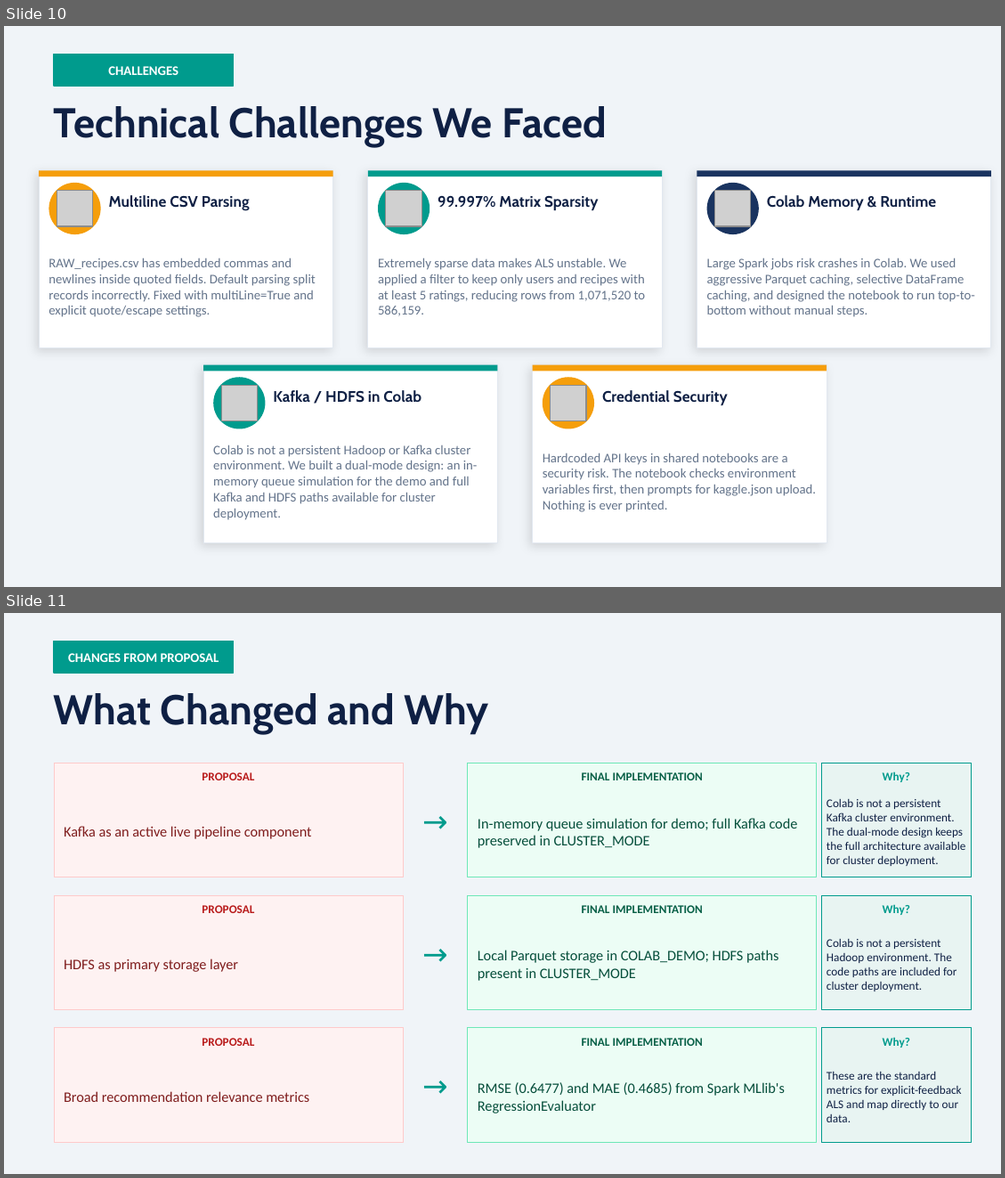
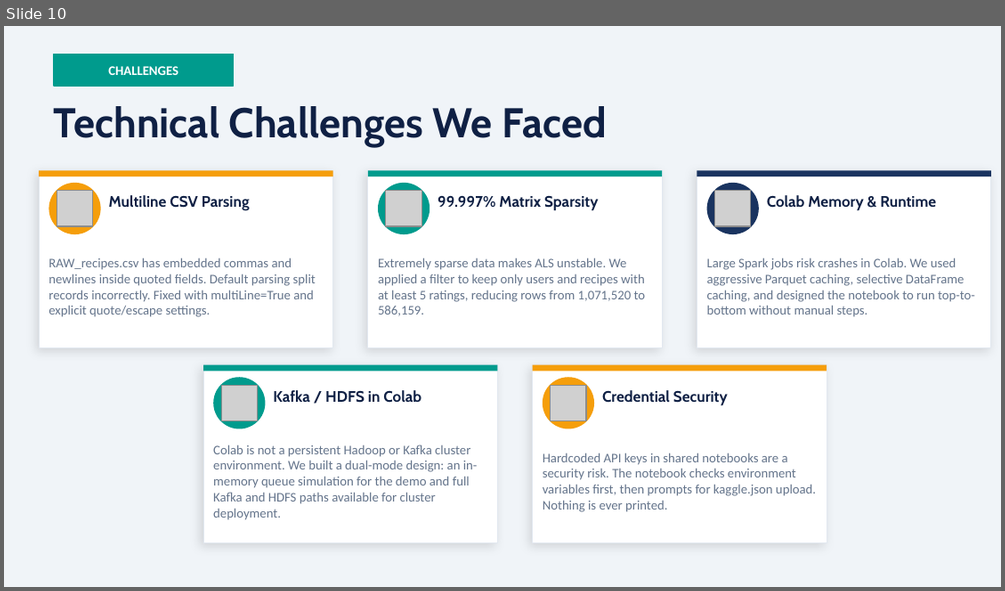
Before and after one commit to Sharvin27/BigDataFinal, a slide deck: recipe_recommendation.pptx. Shown one above the other, each under a label of ours: slides 10 and 11 before the commit, slide 10 after it. The pictures are 1005x1178 and 1005x591 pixels, drawn with LibreOffice and Linux fonts; fonts in the diff are those of the drawing; grey boxes stand for pictures. Boxes give left, top, right and bottom in pixels: in the first picture for what was removed or moved away, otherwise in the second. Text is boxed around its words. In the diff, an @@ line names an element or a change of style, - is before the commit and + after.

Commit message:
update presentation slides

```diff
--- a/recipe_recommendation.pptx
+++ b/recipe_recommendation.pptx
@@ slide 11 removed at [4, 613, 1001, 1174], background #F0F4F8 @@
@@ rectangle removed at [54, 641, 234, 673] @@
@@ text removed at [68, 653, 219, 662] @@
-CHANGES FROM PROPOSAL
@@ text removed at [54, 693, 489, 734] @@
-What Changed and Why
@@ rectangle removed at [54, 763, 403, 877] @@
@@ text removed at [202, 772, 254, 780] @@
-PROPOSAL
@@ rectangle removed at [468, 763, 817, 877] @@
@@ text removed at [582, 772, 703, 780] @@
-FINAL IMPLEMENTATION
@@ rectangle removed at [821, 763, 971, 877] @@
@@ text removed at [882, 771, 910, 782] @@
-Why?
@@ text removed at [408, 793, 462, 847] @@
-→
@@ text removed at [826, 799, 965, 866] @@
-Colab is not a persistent Kafka cluster environment. The dual-mode design keeps the full architecture available for cluster deployment.
@@ text removed at [64, 826, 312, 839] @@
-Kafka as an active live pipeline component
@@ text removed at [477, 818, 798, 848] @@
-In-memory queue simulation for demo; full Kafka code preserved in CLUSTER_MODE
@@ rectangle removed at [54, 895, 403, 1010] @@
@@ text removed at [202, 905, 254, 913] @@
-PROPOSAL
@@ rectangle removed at [468, 895, 817, 1010] @@
@@ text removed at [582, 905, 703, 913] @@
-FINAL IMPLEMENTATION
@@ rectangle removed at [821, 895, 971, 1010] @@
@@ text removed at [882, 904, 910, 915] @@
-Why?
@@ text removed at [408, 925, 462, 980] @@
-→
@@ text removed at [64, 958, 238, 972] @@
-HDFS as primary storage layer
@@ text removed at [477, 949, 778, 981] @@
-Local Parquet storage in COLAB_DEMO; HDFS paths present in CLUSTER_MODE
@@ text removed at [826, 939, 956, 991] @@
-Colab is not a persistent Hadoop environment. The code paths are included for cluster deployment.
@@ rectangle removed at [54, 1028, 403, 1143] @@
@@ text removed at [202, 1038, 254, 1046] @@
-PROPOSAL
@@ rectangle removed at [468, 1028, 817, 1143] @@
@@ text removed at [582, 1038, 703, 1046] @@
-FINAL IMPLEMENTATION
@@ rectangle removed at [821, 1028, 971, 1143] @@
@@ text removed at [882, 1037, 910, 1047] @@
-Why?
@@ text removed at [408, 1058, 462, 1112] @@
-→
@@ text removed at [64, 1091, 309, 1102] @@
-Broad recommendation relevance metrics
@@ text removed at [477, 1082, 785, 1113] @@
-RMSE (0.6477) and MAE (0.4685) from Spark MLlib's RegressionEvaluator
@@ text removed at [826, 1071, 961, 1122] @@
-These are the standard metrics for explicit-feedback ALS and map directly to our data.
```
